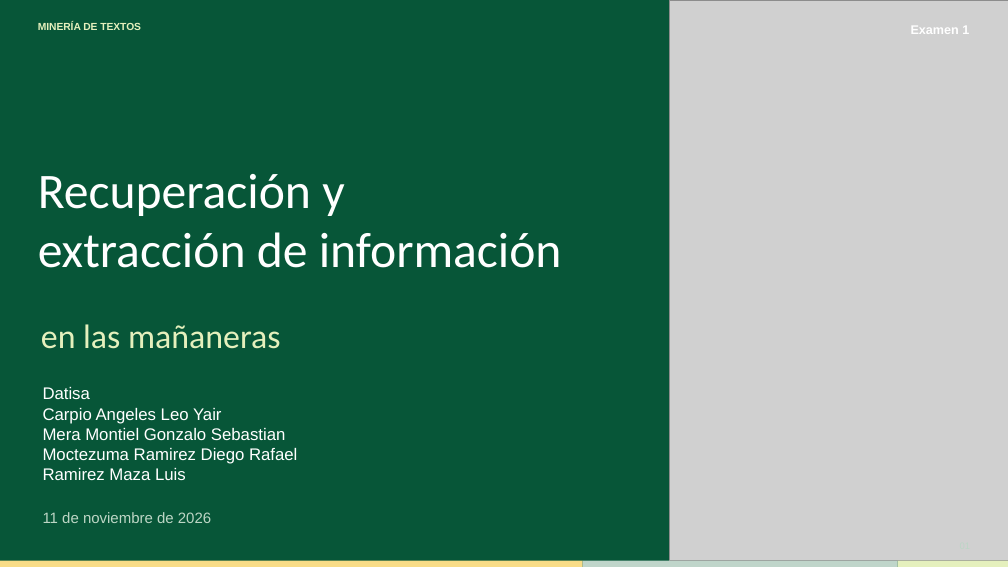
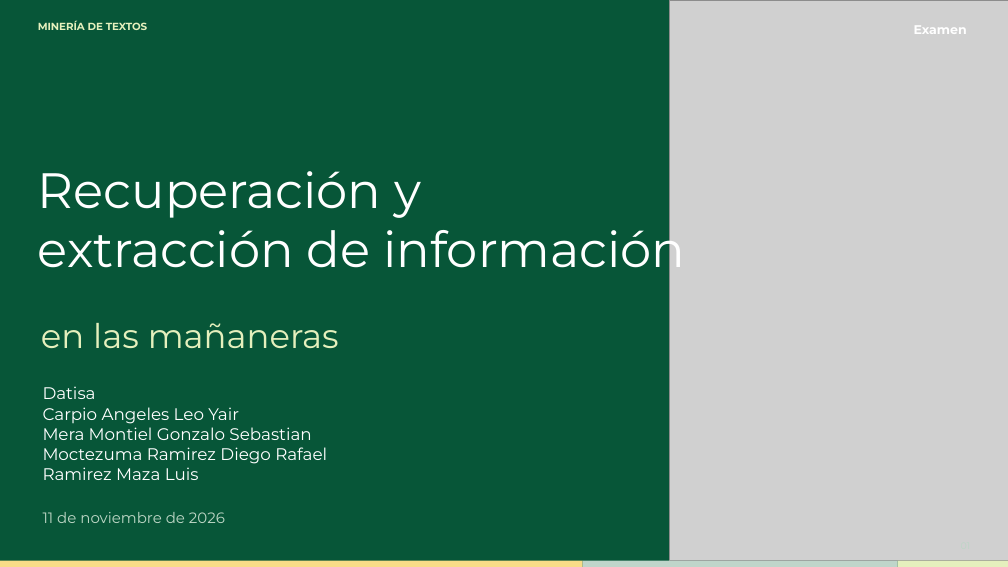
Before and after one commit to DiegoMoctezuma/Examen_Mineria_Textos, a slide deck: slide 1 of laminas/Presentacion_Mineria_de_Textos.pptx. Drawn at 1008x567 pixels with LibreOffice and Linux fonts; fonts in the diff are those of the drawing; grey boxes stand for pictures. Boxes give left, top, right and bottom in pixels: in the first picture for what was removed or moved away, otherwise in the second. Text is boxed around its words. In the diff, an @@ line names an element or a change of style, - is before the commit and + after.

```diff
--- a/laminas/Presentacion_Mineria_de_Textos.pptx
+++ b/laminas/Presentacion_Mineria_de_Textos.pptx
@@ text at [914,26,967,34]: text changed; font Arial to Montserrat @@
-Examen 1
+Examen
@@ text "Recuperación y" at [38,171,686,280]: font Calibri to Montserrat @@
@@ text "en las mañaneras" at [41,323,339,348]: font Calibri to Montserrat @@
@@ font Arial to Montserrat in 3 elements at [38,20,147,30], [43,386,327,480], [43,512,225,523] @@
```
Also in this commit, not shown: 11 other slides changed.
